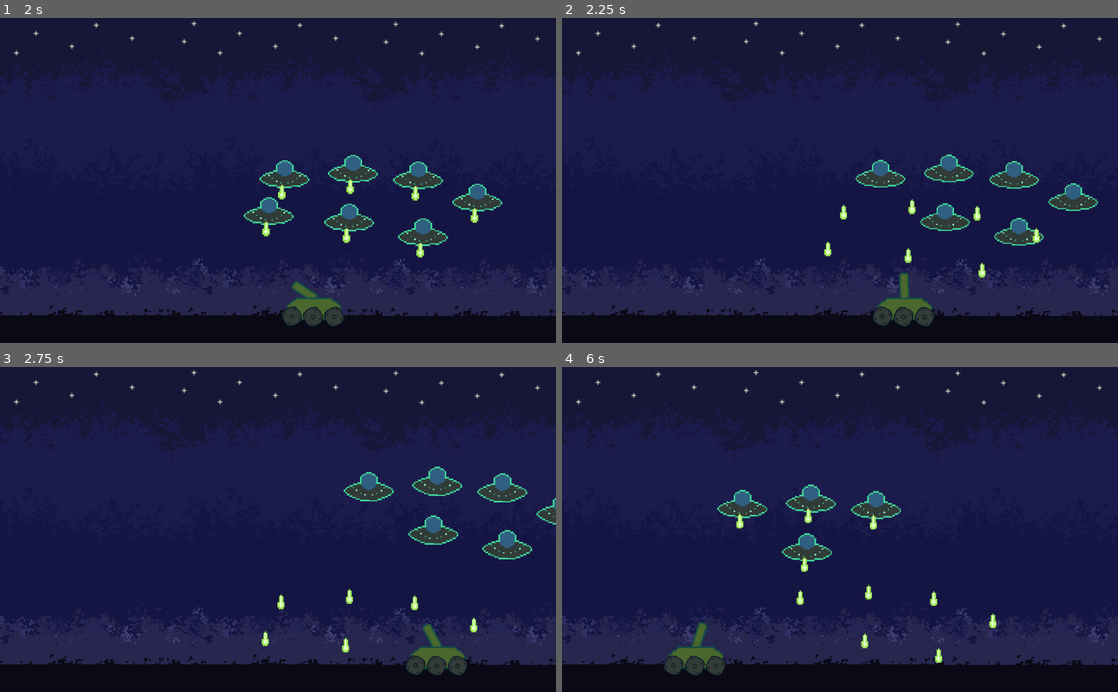
Above: before the commit, frames 1-4 (two rows, left to right).
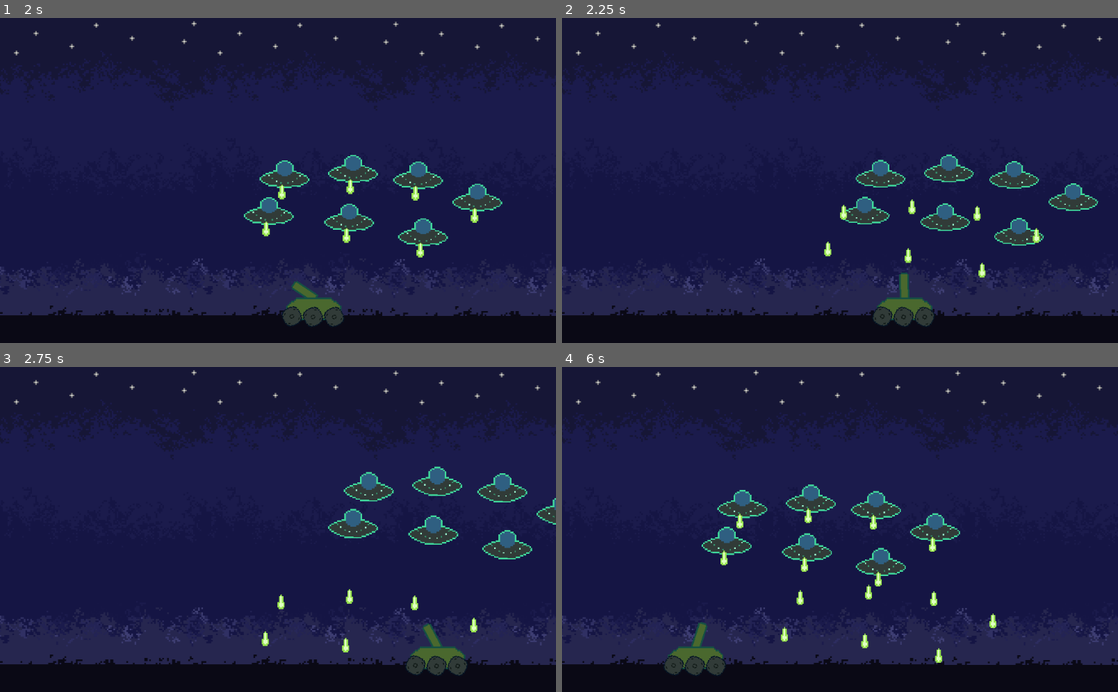
Above: after the commit, the same moments.

Repository: zMenta/Godot-Projects
Game: Godot game, scene res://Scenes/Main.tscn
The game is run twice, just before and just after one commit, with the same random seed, the same clock (stepped at 60 frames per second) and the same inputs.
Inputs (mouse positions are in pixels of both pictures, inside the frame that each line leads up to):
- Up to frame 1 (2 s): move the mouse to (400, 164) at 0.52 s; press the mouse at (400, 164) at 0.53 s; hold Right (ui_right) 0.53-1.28 s; move the mouse to (166, 196) at 1.27 s; release the mouse at (166, 196) at 1.28 s; hold Left (ui_left) from 1.28 s (still down); click (166, 196) at 1.35 s
- Up to frame 2 (2.25 s): move the mouse to (895, 109) at 2.02 s; release Left (ui_left) at 2.03 s; press the mouse at (895, 109) at 2.03 s; hold Right (ui_right) from 2.03 s (still down)
- Up to frame 3 (2.75 s): keep holding Right (ui_right)
- Up to frame 4 (6 s): move the mouse to (812, 594) at 2.77 s; release the mouse at (812, 594) at 2.78 s; click (812, 594) at 2.85 s; move the mouse to (1006, 578) at 3.52 s; release Right (ui_right) at 3.53 s; press the mouse at (1006, 578) at 3.53 s; hold Left (ui_left) 3.53-5.78 s; move the mouse to (673, 480) at 4.27 s; release the mouse at (673, 480) at 4.28 s; click (673, 480) at 4.35 s; move the mouse to (867, 529) at 5.02 s; press the mouse at (867, 529) at 5.03 s; move the mouse to (756, 448) at 5.77 s; release the mouse at (756, 448) at 5.78 s; hold Right (ui_right) from 5.78 s (still down); click (756, 448) at 5.85 s

Frame 1 is identical in both runs. In frame 2, 0.4% of the frame differs, in the area x 50-59%, y 54-64%; in frame 3, 0.5%; in frame 4, 1.6%, in the area x 25-72%, y 44-85%.

Commit message:
on_Alien_hit signal | Bullet.gd

Diff:
--- a/Invaders from Space/Scenes/Bullet.tscn
+++ b/Invaders from Space/Scenes/Bullet.tscn
@@ -11,6 +11,9 @@
 collision_layer = 4
 collision_mask = 10
 script = ExtResource( 2 )
+__meta__ = {
+"_editor_description_": "Tonk Bullet"
+}
 
 [node name="Sprite" type="Sprite" parent="."]
 rotation = 1.5708
--- a/Invaders from Space/Scripts/Bullet.gd
+++ b/Invaders from Space/Scripts/Bullet.gd
@@ -2,6 +2,7 @@
 
 export var speed := 600
 
+signal alien_hit
 
 func _physics_process(delta: float) -> void:
 	position += transform.x * delta * speed
@@ -13,10 +14,11 @@
 #		body.queue_free()
 #	queue_free()
 
+
 #Aliens are AREA2D
 func _on_Bullet_area_shape_entered(area_rid: RID, area: Area2D, area_shape_index: int, local_shape_index: int) -> void:
 	if area.is_in_group("aliens"):
-		area.queue_free()
+		emit_signal("alien_hit")
 	queue_free()
 
 func _on_VisibilityNotifier2D_screen_exited() -> void:
--- a/Invaders from Space/Scripts/Main.gd
+++ b/Invaders from Space/Scripts/Main.gd
@@ -6,3 +6,6 @@
 
 func on_Player_hit():
 	print("player got hit!")
+
+func on_Alien_hit():
+	print("Alien got hit!")
--- a/Invaders from Space/Scripts/Player.gd
+++ b/Invaders from Space/Scripts/Player.gd
@@ -38,6 +38,7 @@
 func shoot() -> void:
 	var bullet = Bullet.instance()
 	owner.add_child(bullet)
+	bullet.connect("alien_hit", owner, "on_Alien_hit")
 	bullet.transform = $CannonPivot/Cannon/MuzzlePosition.global_transform
 	recoil()
 
